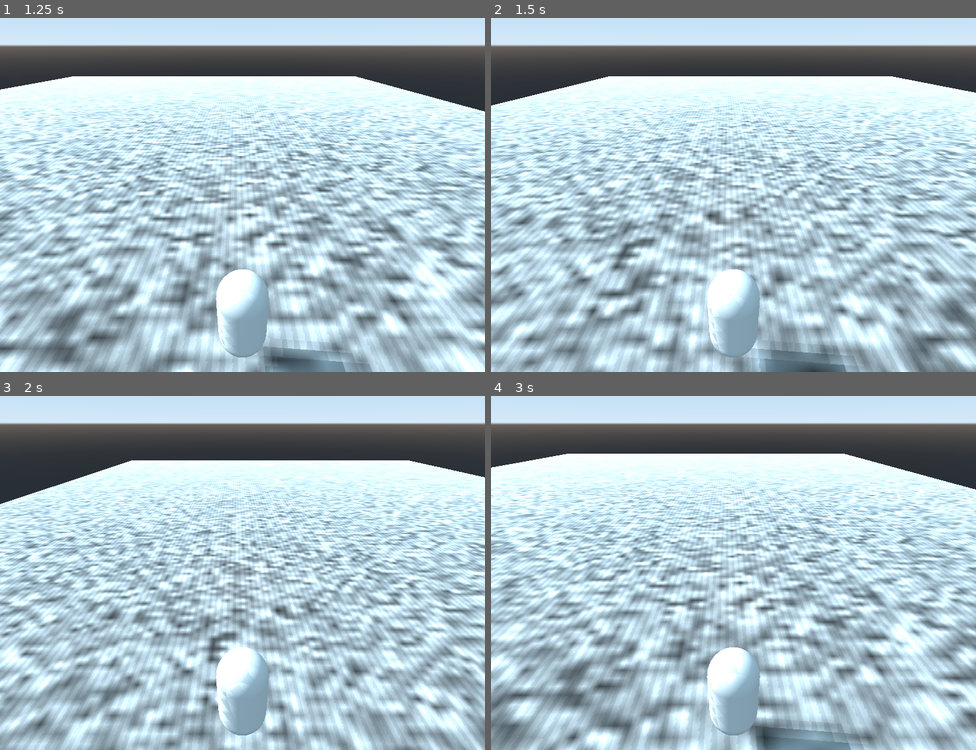
Above: before the commit, frames 1-4 (two rows, left to right).
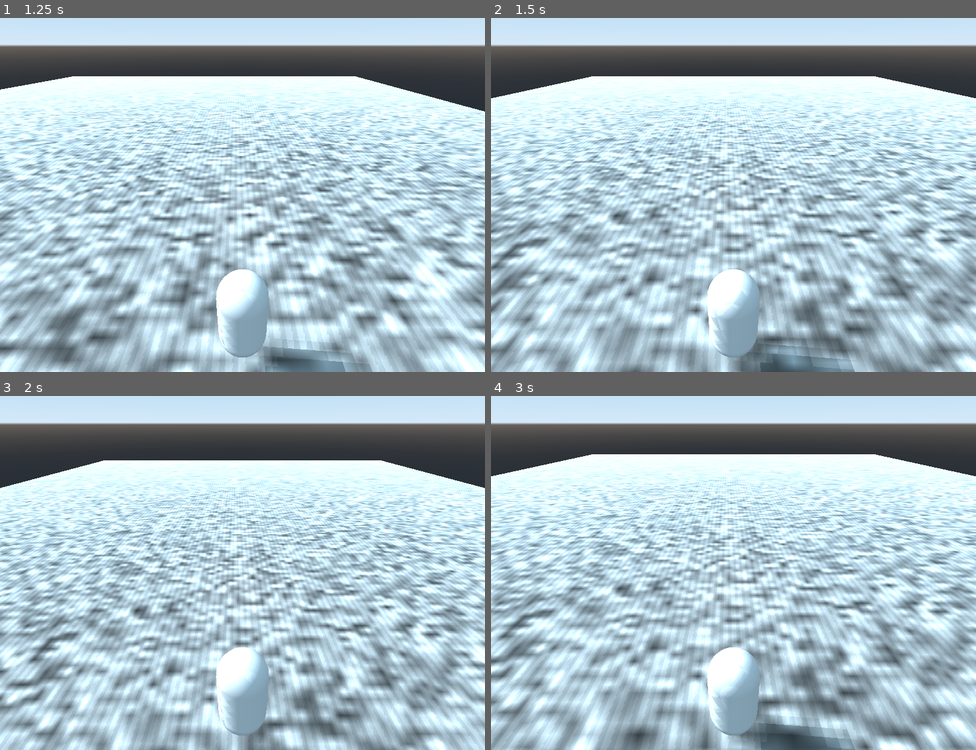
Above: after the commit, the same moments.

Repository: rans0000/endless-runner
Game: Godot game, scene res://World/World.tscn
Same seed, same stepped clock (60 frames per second), same inputs: the game is played once before the commit and once after it.
Inputs:
- Up to frame 1 (1.25 s): tap Enter at 0.5 s; hold D (move_right) from 0.53 s (still down); tap Space (jump) at 0.6, 0.77, 1.07 s
- Up to frame 2 (1.5 s): release D (move_right) at 1.28 s; hold A (move_left) from 1.28 s (still down); tap S (move_stop) at 1.35 s
- Up to frame 3 (2 s): keep holding A (move_left); tap Space (jump) at 1.52, 1.55, 1.82 s
- Up to frame 4 (3 s): release A (move_left) at 2.03 s; hold D (move_right) 2.03-2.78 s; tap Space (jump) at 2.1 s; hold W (move_forward) from 2.78 s (still down); tap S (move_stop) at 2.85 s

Frame 1 is identical in both runs. In frame 2, 49% of the frame differs, in the area x 0-100%, y 16-100%; in frame 3, 47%; in frame 4, 49%.

Commit message:
Complete prototyping strafing to left, center and right.

Diff:
--- a/Player/Player.gd
+++ b/Player/Player.gd
@@ -3,10 +3,11 @@
 var gravity = -65
 var velocity = Vector3()
 var previous_speed = Vector3()
-var strafe = {'left': Vector3(-1,0,0), 'idle': Vector3(), 'right': Vector3(1,0,0)}
-var strafe_direction = strafe.idle
+var strafe_position = [-1, 0, 1]
+var current_strafe_position = 1
+const MAX_STRAFE_POSITION = 3
 
-const STRAFE_BOUNDARY = 10
+const STRAFE_DISTANCE = 10
 const F_SPEED = 50
 const S_SPEED = 80
 const ACCELERATION = 1
@@ -58,13 +59,13 @@
 	var is_floored = is_on_floor()
 	var slide_velocity = Vector3()
 
-	if is_floored and Input.is_action_pressed("move_left"):
-		strafe_direction = strafe.left
-	elif is_floored and Input.is_action_pressed("move_right"):
-		strafe_direction = strafe.right
+	if is_floored and Input.is_action_just_pressed("move_left"):
+		current_strafe_position = (0) if (current_strafe_position - 1 < 0) else (current_strafe_position - 1)
+	elif is_floored and Input.is_action_just_pressed("move_right"):
+		current_strafe_position = (MAX_STRAFE_POSITION -1 ) if (current_strafe_position + 1 >= MAX_STRAFE_POSITION) else (current_strafe_position + 1)
 
 	var target_pos = transform.origin
-	target_pos.x = strafe_direction.x * STRAFE_BOUNDARY
+	target_pos.x = strafe_position[current_strafe_position] * STRAFE_DISTANCE
 	var target_velocity = target_pos - transform.origin
 	slide_velocity = clamp_vector(target_velocity * S_SPEED, S_SPEED)
 	return slide_velocity
@@ -82,7 +83,6 @@
 	if is_powering_jump:
 		jump_power += 1
 		jump_power = clamp(jump_power, 0, MAX_JUMP_POWER)
-		#print('jump_power: ', jump_power)
 
 	if not is_jumping and Input.is_action_just_pressed("jump"):
 		is_powering_jump = true
